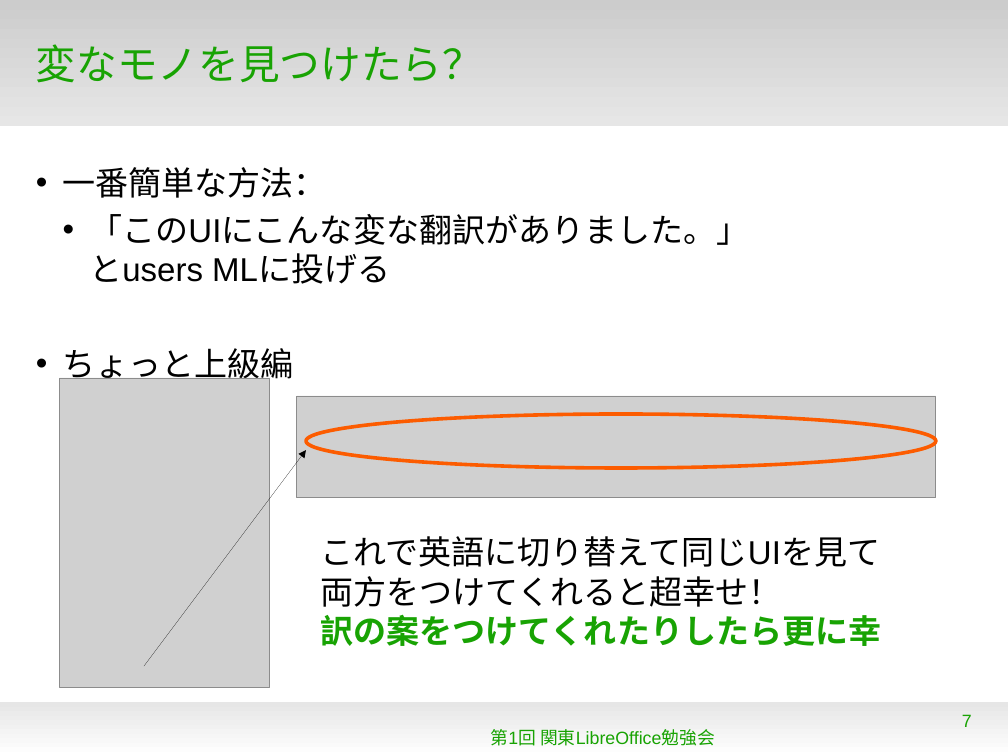
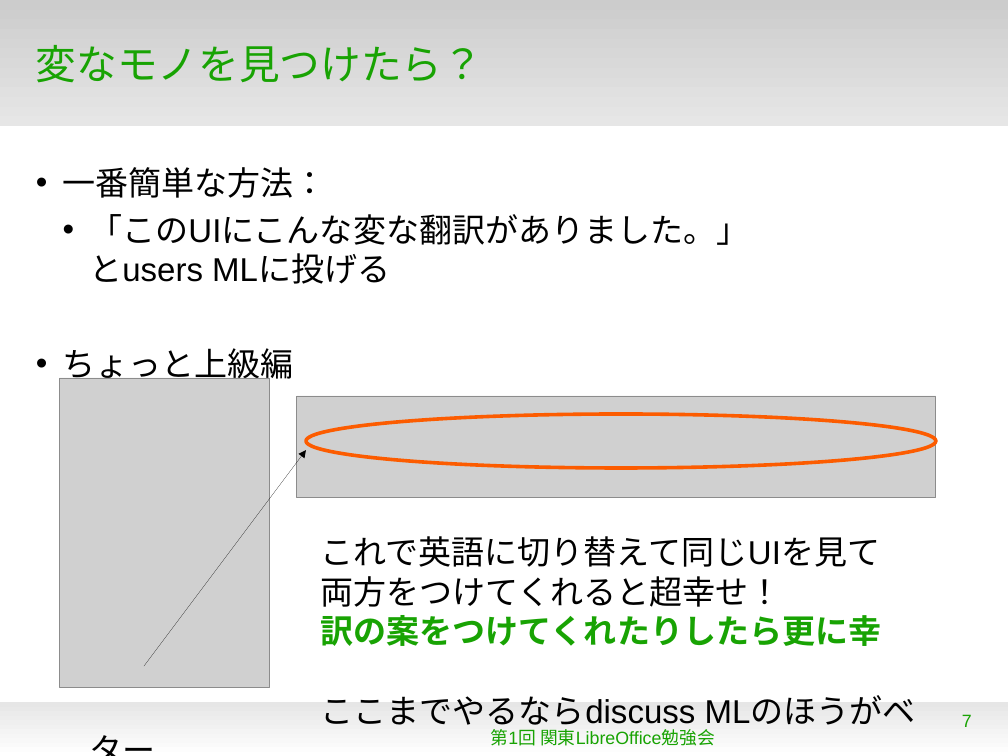
Before and after one commit to naruoga/KantoLibreOffice, a slide deck: slide 7 of Dec2012/TranslateLO.odp. Drawn at 1008x756 pixels with LibreOffice and Linux fonts; fonts in the diff are those of the drawing; grey boxes stand for pictures; background and template pictures are left out. Boxes give left, top, right and bottom in pixels: in the first picture for what was removed or moved away, otherwise in the second. Text is boxed around its words. In the diff, an @@ line names an element or a change of style, - is before the commit and + after.

```diff
--- a/Dec2012/TranslateLO.odp
+++ b/Dec2012/TranslateLO.odp
@@ text at bbox=[320, 536, 882, 732]: text changed @@
-  これで英語に切り替えて同じUIを見て
-  両方をつけてくれると超幸せ！
-  訳の案をつけてくれたりしたら更に幸せ！！
+  これで英語に切り替えて同じUIを見て
+  両方をつけてくれると超幸せ！
+  訳の案をつけてくれたりしたら更に幸せ！！
+  ここまでやるならdiscuss MLのほうがベター
```
Also in this commit, not shown: 6 other slides changed, 11 slides added, 1 other file.
